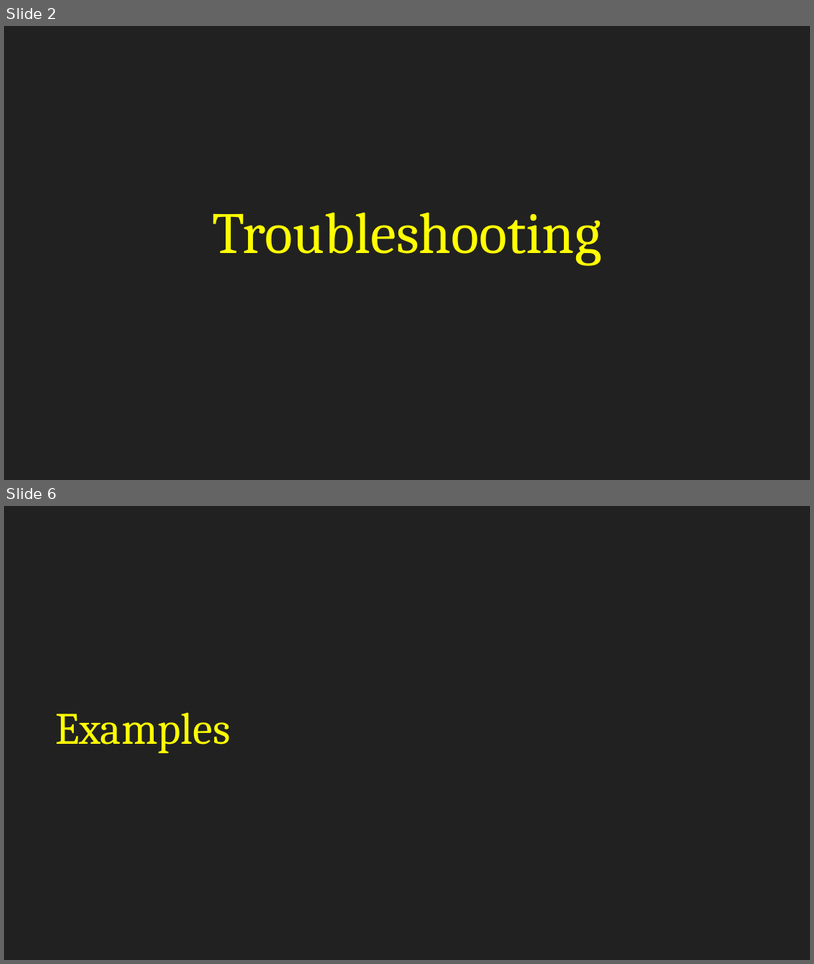
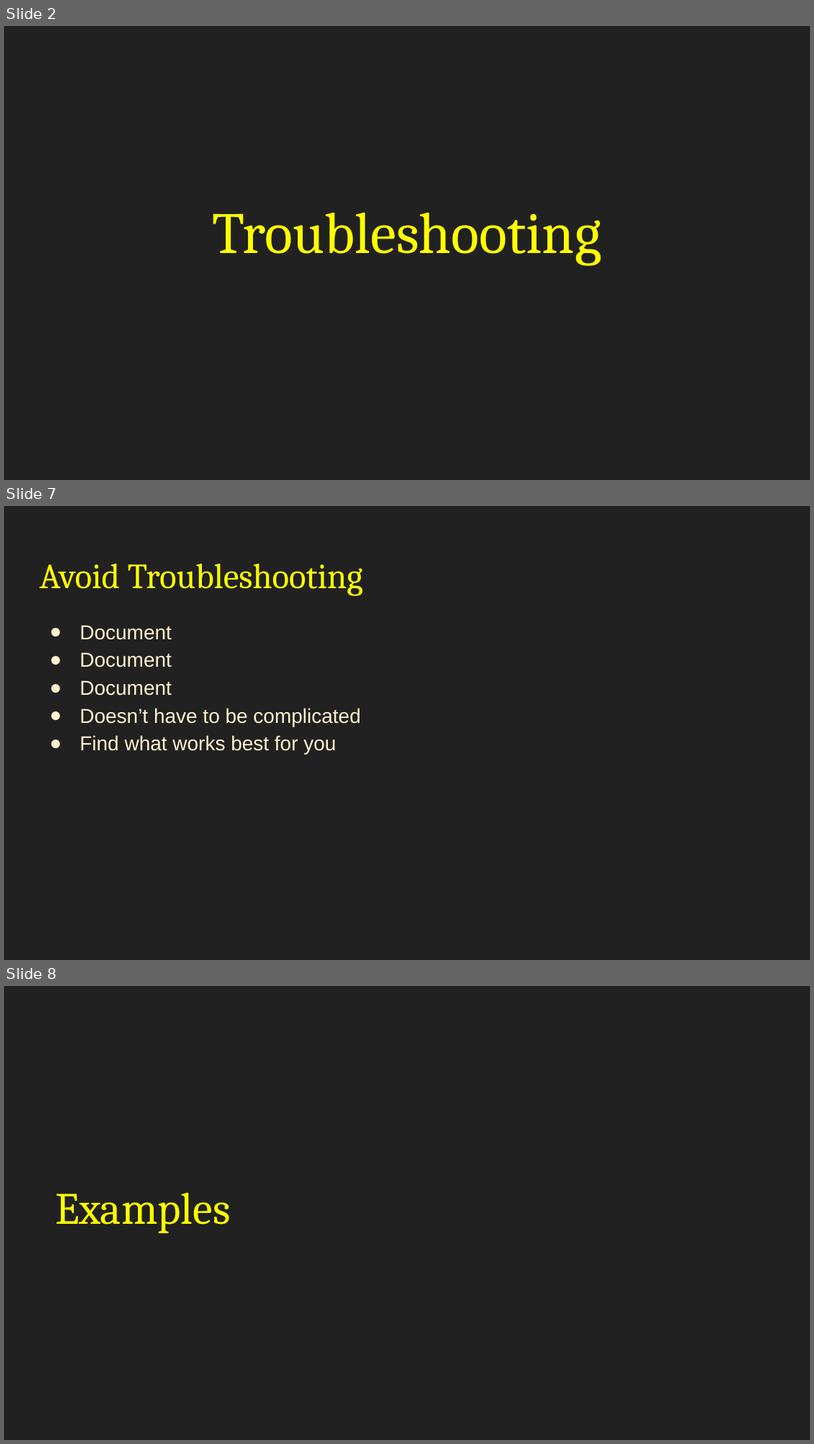
Before and after one commit to BYU-ITCSA/Dark-Mode, a slide deck: Lesson 4: Troubleshooting/Troubleshooting.pptx. Shown one above the other, each under a label of ours: slides 2 and 6 before the commit, slides 2, 7 and 8 after it; the slides between them are not shown. The pictures are 814x964 and 814x1444 pixels, drawn with LibreOffice and Linux fonts; fonts in the diff are those of the drawing. Boxes give left, top, right and bottom in pixels: in the first picture for what was removed or moved away, otherwise in the second. Text is boxed around its words. In the diff, an @@ line names an element or a change of style, - is before the commit and + after.

```diff
--- a/Lesson 4: Troubleshooting/Troubleshooting.pptx
+++ b/Lesson 4: Troubleshooting/Troubleshooting.pptx
@@ slide 7 added at (x1=4, y1=506, x2=810, y2=960), background #212121 @@
@@ title added at (x1=39, y1=564, x2=363, y2=596), 31.5 pt, text #FFFF00 @@
+Avoid Troubleshooting
@@ text added at (x1=80, y1=625, x2=360, y2=754), 18 pt, text #FFF2CC @@
+● Document
+● Document
+● Document
+● Doesn’t have to be complicated
+● Find what works best for you
@@ what was slide 6 is now slide 8 @@
```
Also in this commit, not shown: 3 slides changed, 5 other slides added, 1 slide removed.
